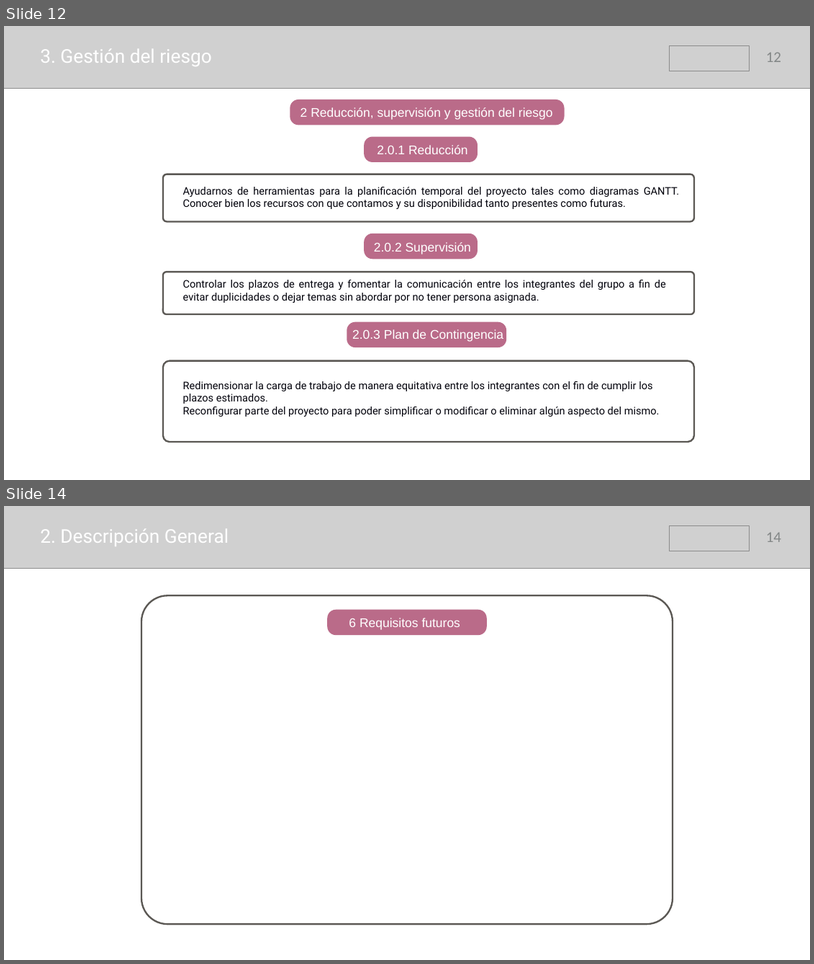
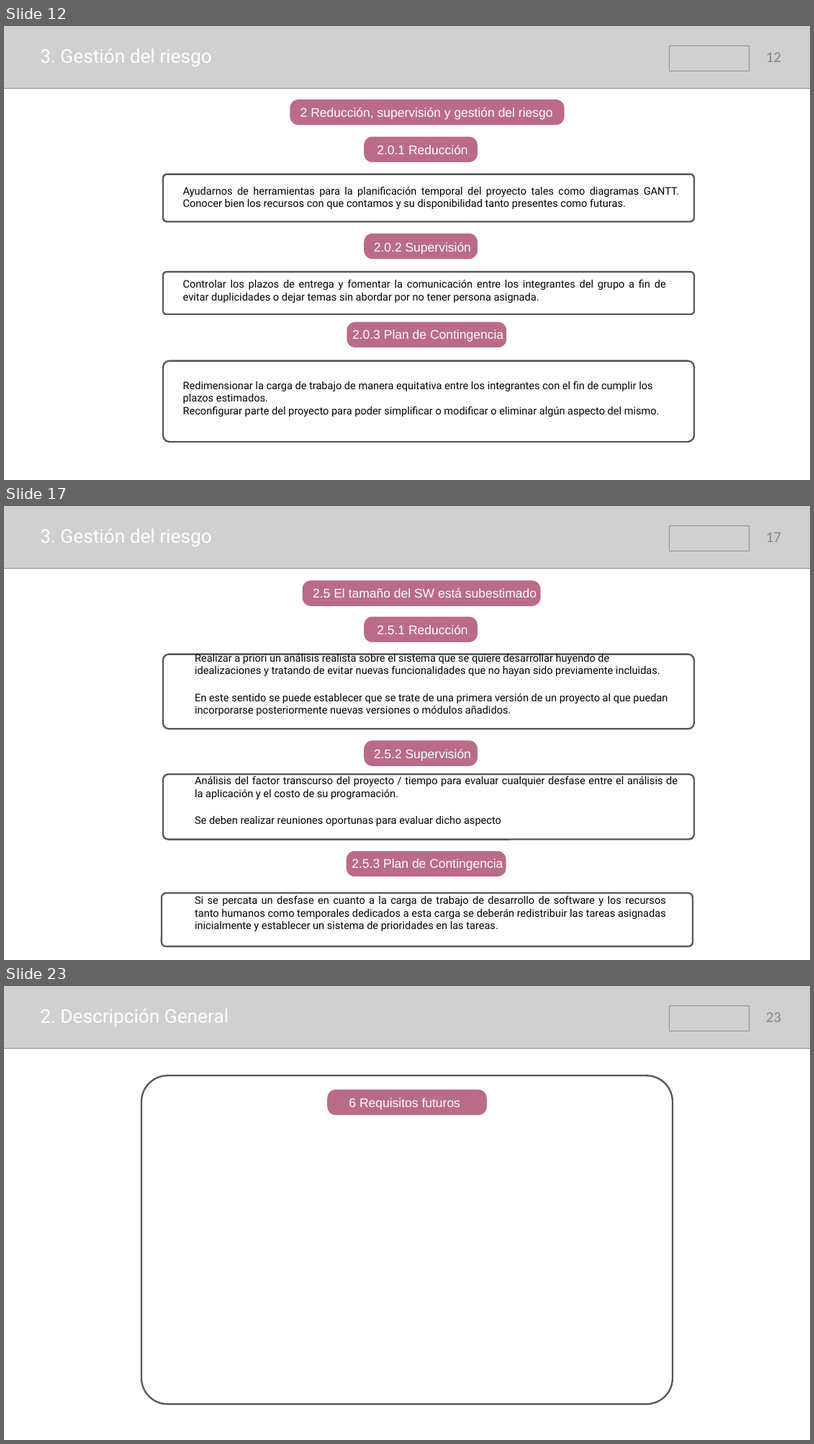
Before and after one commit to samusolo/iDoctor, a slide deck: Plan de proyecto.pptx. Shown one above the other, each under a label of ours: slides 12 and 14 before the commit, slides 12, 17 and 23 after it; the slides between them are not shown. The pictures are 814x964 and 814x1444 pixels, drawn with LibreOffice and Linux fonts; fonts in the diff are those of the drawing; grey boxes stand for pictures. Boxes give left, top, right and bottom in pixels: in the first picture for what was removed or moved away, otherwise in the second. Text is boxed around its words. In the diff, an @@ line names an element or a change of style, - is before the commit and + after.

```diff
--- a/Plan de proyecto.pptx
+++ b/Plan de proyecto.pptx
@@ slide 17 added at (4, 506, 810, 960), background #FFFFFF @@
@@ picture added at (4, 506, 810, 568) @@
@@ picture added at (669, 525, 749, 551) @@
@@ text added at (40, 529, 211, 546), 45 pt, text #FFFFFF @@
+3. Gestión del riesgo
@@ page number added at (766, 533, 782, 542), 36 pt, text #838787 @@
+17
@@ rounded rectangle added at (302, 580, 540, 606), fill #BA6B89 @@
@@ text added at (313, 588, 537, 597), 30 pt, text #FFFFFF @@
+  2.5 El tamaño del SW está subestimado
@@ rounded rectangle added at (364, 617, 478, 642), fill #BA6B89 @@
@@ text added at (377, 625, 468, 634), 30 pt, text #FFFFFF @@
+  2.5.1 Reducción
@@ rounded rectangle added at (163, 654, 694, 729), outline #5B5854 4 pt @@
@@ text added at (195, 653, 668, 716), 25 pt, text #00000A @@
+Realizar a priori un análisis realista sobre el sistema que se quiere desarrollar huyendo de idealizaciones y tratando de evitar nuevas funcionalidades que no hayan sido previamente incluidas.
+En este sentido se puede establecer que se trate de una primera versión de un proyecto al que puedan incorporarse posteriormente nuevas versiones o módulos añadidos.
@@ rounded rectangle added at (364, 740, 478, 766), fill #BA6B89 @@
@@ text added at (374, 749, 471, 761), 30 pt, text #FFFFFF @@
+  2.5.2 Supervisión
@@ rounded rectangle added at (163, 774, 694, 839), outline #5B5854 4 pt @@
@@ text added at (195, 774, 678, 826), 25 pt, text #00000A @@
+Análisis del factor transcurso del proyecto / tiempo para evaluar cualquier desfase entre el análisis de la aplicación y el costo de su programación.
+Se deben realizar reuniones oportunas para evaluar dicho aspecto
@@ rounded rectangle added at (346, 851, 506, 876), fill #BA6B89 @@
@@ text added at (352, 858, 503, 870), 30 pt, text #FFFFFF @@
+  2.5.3 Plan de Contingencia
@@ rounded rectangle added at (162, 893, 693, 946), outline #5B5854 4 pt @@
@@ text added at (195, 896, 666, 931), 25 pt, text #00000A @@
+Si se percata un desfase en cuanto a la carga de trabajo de desarrollo de software y los recursos tanto humanos como temporales dedicados a esta carga se deberán redistribuir las tareas asignadas inicialmente y establecer un sistema de prioridades en las tareas.
@@ what was slide 14 is now slide 23 @@
@@ page number at (766, 1012, 782, 1022): text changed @@
-14
+23
```
Also in this commit, not shown: 3 slides changed, 8 other slides added.
